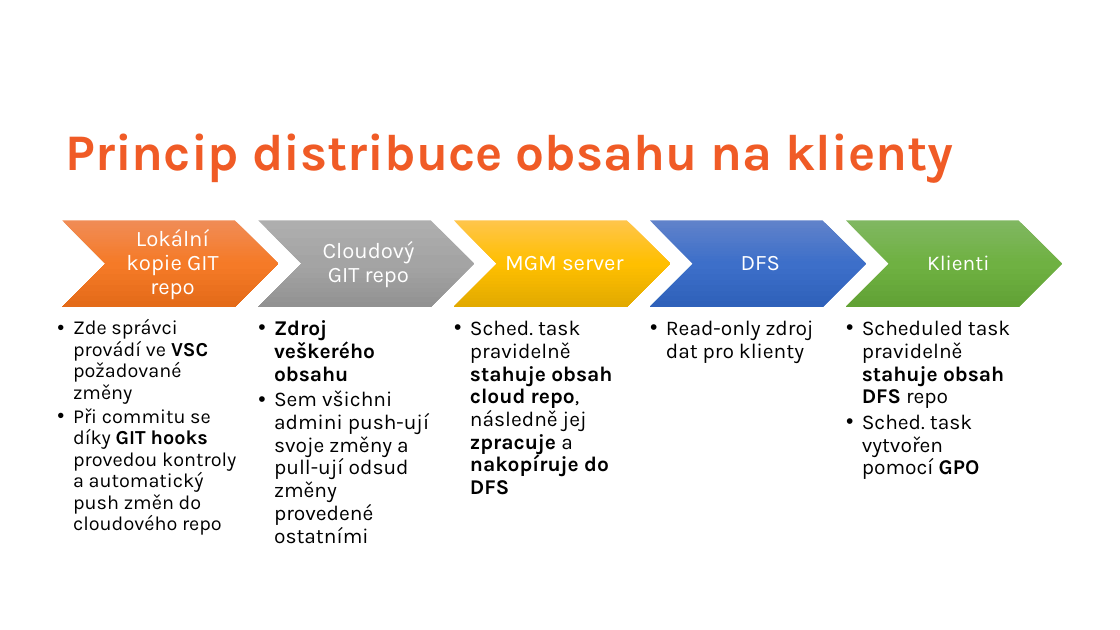
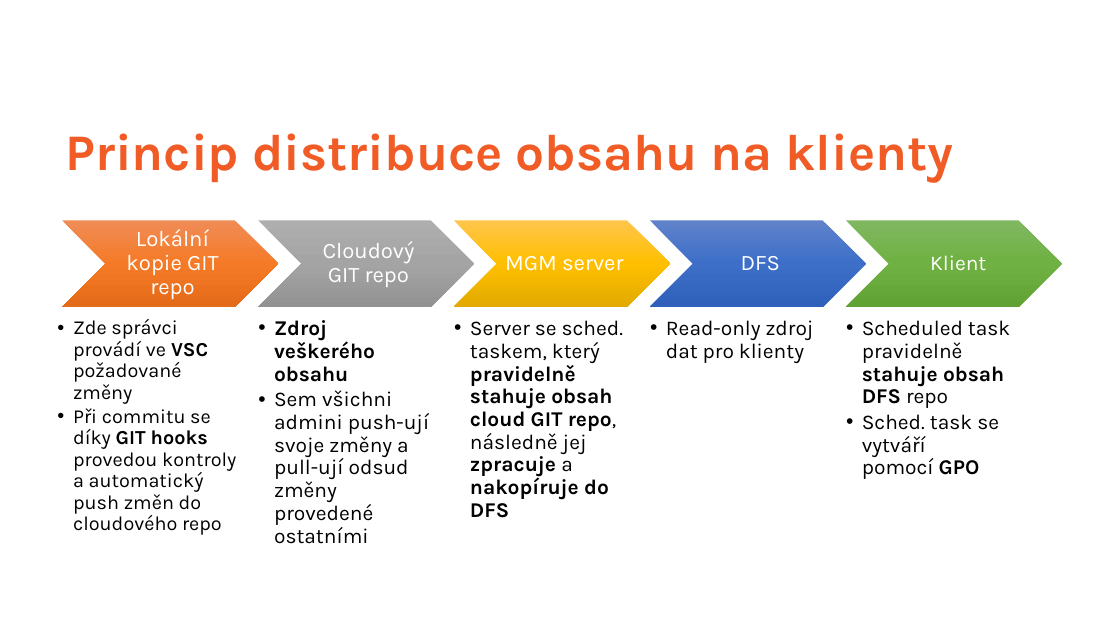
Before and after one commit to ztrhgf/Powershell_CICD_repository, a slide deck: slide 9 of WUG slajdy.pptx (slide 8 before the commit). Drawn at 1120x630 pixels with LibreOffice and Linux fonts; fonts in the diff are those of the drawing; background and template pictures are left out. Boxes give left, top, right and bottom in pixels: in the first picture for what was removed or moved away, otherwise in the second. Text is boxed around its words. In the diff, an @@ line names an element or a change of style, - is before the commit and + after.

```diff
--- a/WUG slajdy.pptx
+++ b/WUG slajdy.pptx
@@ text at [930,255,986,270]: text changed @@
-Klienti
+Klient
@@ text at [470,320,623,518]: text changed @@
-  • Sched. task pravidelně stahuje obsah cloud repo, následně jej zpracuje a nakopíruje do DFS
+  • Server se sched. taskem, který pravidelně stahuje obsah cloud GIT repo, následně jej zpracuje a nakopíruje do DFS
@@ text at [862,414,999,479]: text changed @@
-  • Sched. task vytvořen pomocí GPO
+  • Sched. task se vytváří pomocí GPO
```
Also in this commit, not shown: 30 other slides changed, 4 slides added, 1 slide removed.
